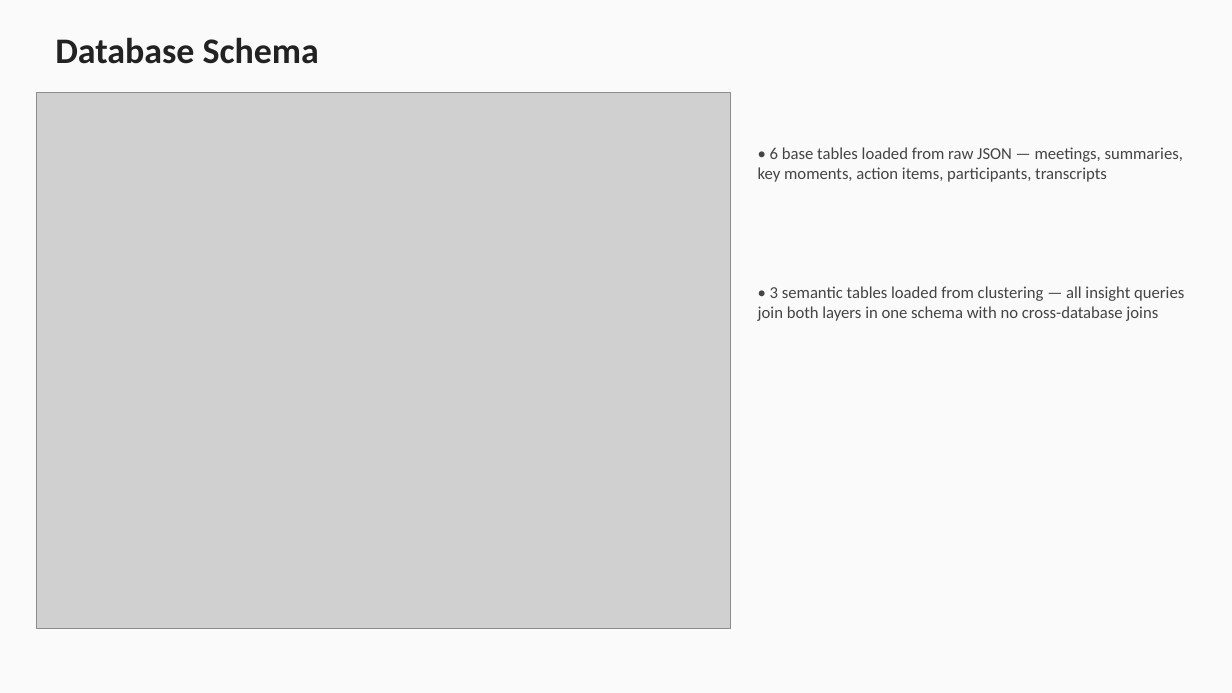
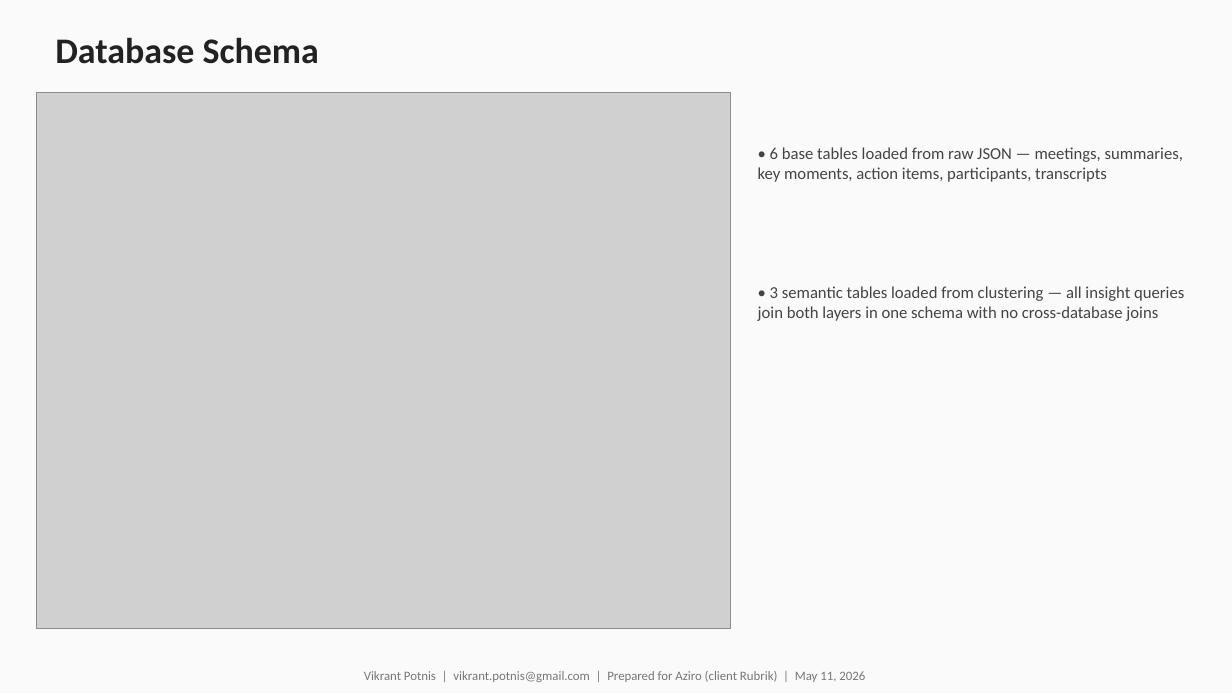
Before and after one commit to rohanvazir123/pydantic-ai-experiments, a slide deck: slide 5 of basics/iprep/meeting-analytics/final_version/meeting_analytics.pptx. Drawn at 1232x693 pixels with LibreOffice and Linux fonts; fonts in the diff are those of the drawing; grey boxes stand for pictures. Boxes give left, top, right and bottom in pixels: in the first picture for what was removed or moved away, otherwise in the second. Text is boxed around its words. In the diff, an @@ line names an element or a change of style, - is before the commit and + after.

```diff
--- a/basics/iprep/meeting-analytics/final_version/meeting_analytics.pptx
+++ b/basics/iprep/meeting-analytics/final_version/meeting_analytics.pptx
@@ text added at [364,671,865,682], 10 pt, text #777777 @@
+Vikrant Potnis | vikrant.potnis@gmail.com | Prepared for Aziro (client Rubrik) | May 11, 2026
```
Also in this commit, not shown: 15 other slides changed, 4 other files.
